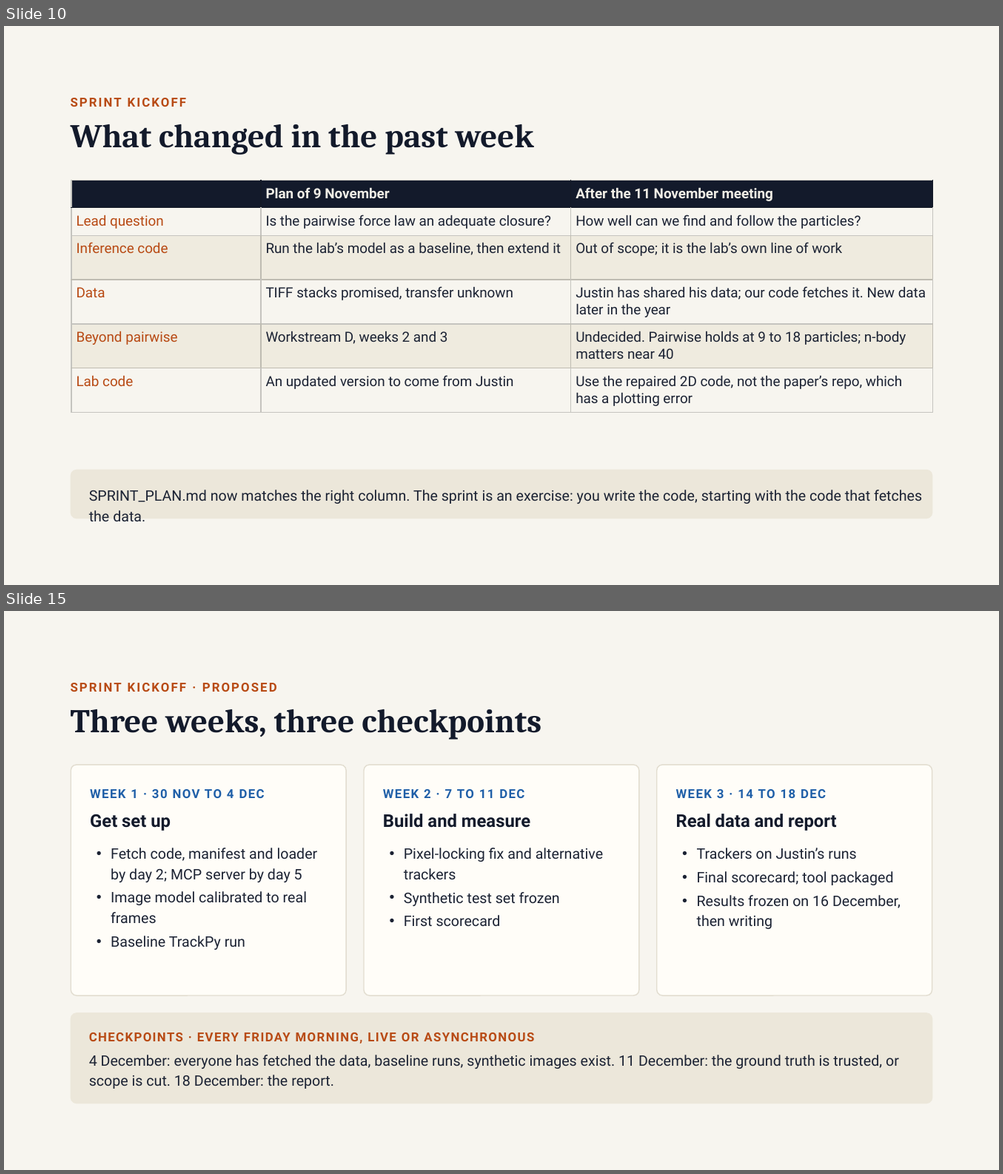
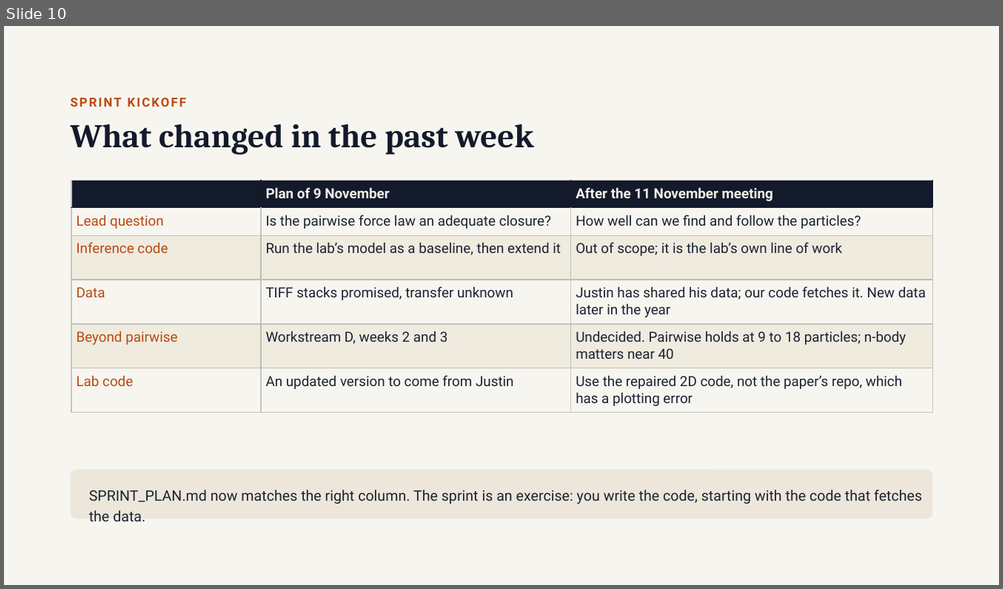
Before and after one commit to annacgilbert/TEMPEST-model-bake-off, a slide deck: shared/presentations/AI_agent_tutorial.pptx. Shown one above the other, each under a label of ours: slides 10 and 15 before the commit, slide 10 after it; the slides between them are not shown. The pictures are 1003x1174 and 1003x589 pixels, drawn with LibreOffice and Linux fonts; fonts in the diff are those of the drawing. Boxes give left, top, right and bottom in pixels: in the first picture for what was removed or moved away, otherwise in the second. Text is boxed around its words. In the diff, an @@ line names an element or a change of style, - is before the commit and + after.

```diff
--- a/shared/presentations/AI_agent_tutorial.pptx
+++ b/shared/presentations/AI_agent_tutorial.pptx
@@ slide 15 removed at [4, 611, 999, 1170], background #F7F5EF @@
@@ text removed at [71, 683, 277, 692] @@
-SPRINT KICKOFF · PROPOSED
@@ title removed at [71, 709, 541, 740] @@
-Three weeks, three checkpoints
@@ rounded rectangle removed at [71, 765, 347, 996] @@
@@ rounded rectangle removed at [364, 765, 639, 996] @@
@@ rounded rectangle removed at [657, 765, 932, 996] @@
@@ text removed at [90, 789, 264, 798] @@
-WEEK 1 · 30 NOV TO 4 DEC
@@ text removed at [383, 789, 524, 798] @@
-WEEK 2 · 7 TO 11 DEC
@@ text removed at [676, 789, 825, 798] @@
-WEEK 3 · 14 TO 18 DEC
@@ text removed at [90, 815, 170, 831] @@
-Get set up
@@ text removed at [383, 814, 530, 828] @@
-Build and measure
@@ text removed at [676, 814, 836, 831] @@
-Real data and report
@@ text removed at [111, 848, 318, 950] @@
-• Fetch code, manifest and loader by day 2; MCP server by day 5
-• Image model calibrated to real frames
-• Baseline TrackPy run
@@ text removed at [404, 848, 603, 927] @@
-• Pixel-locking fix and alternative trackers
-• Synthetic test set frozen
-• First scorecard
@@ text removed at [697, 848, 900, 929] @@
-• Trackers on Justin’s runs
-• Final scorecard; tool packaged
-• Results frozen on 16 December, then writing
@@ rounded rectangle removed at [71, 1013, 933, 1104] @@
@@ text removed at [89, 1033, 534, 1044] @@
-CHECKPOINTS · EVERY FRIDAY MORNING, LIVE OR ASYNCHRONOUS
@@ text removed at [89, 1055, 899, 1089] @@
-4 December: everyone has fetched the data, baseline runs, synthetic images exist. 11 December: the ground truth is trusted, or scope is cut. 18 December: the report.
```
Also in this commit, not shown: 8 other slides removed, 1 other file.
